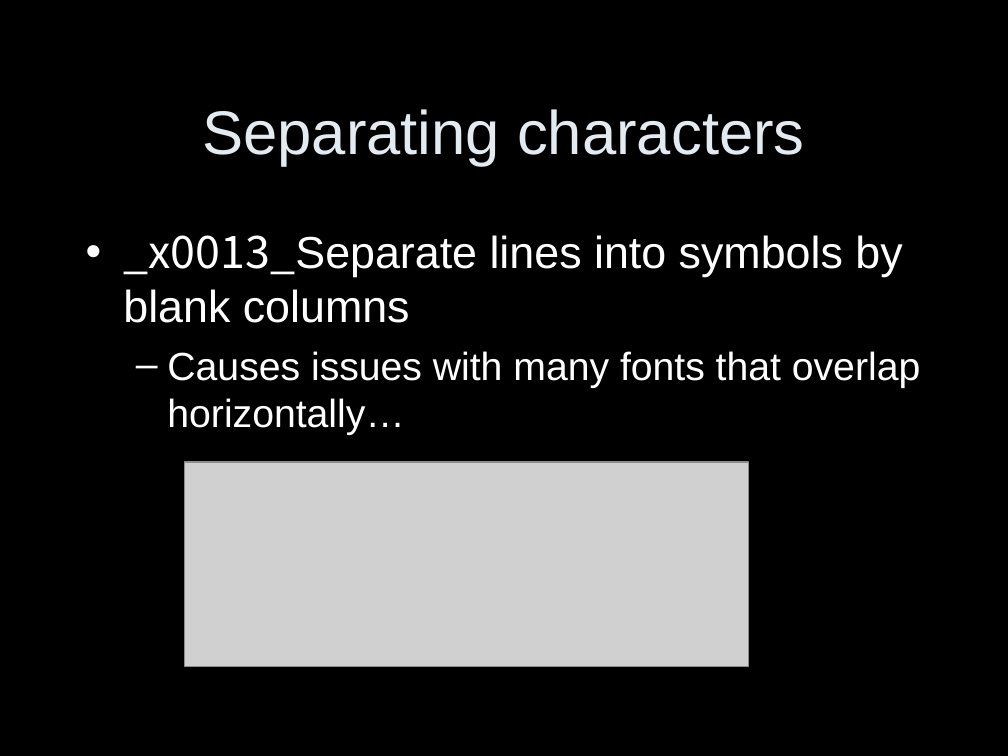
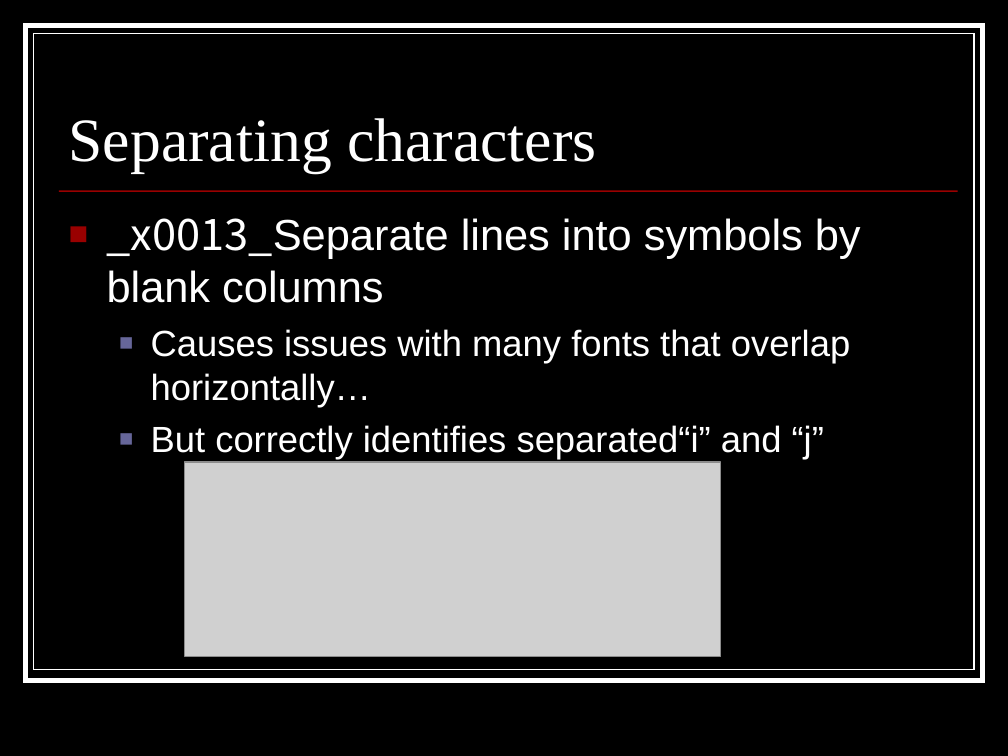
Before and after one commit to coyotebush/OCR, a slide deck: slide 4 of presentation/OCR.ppt. Drawn at 1008x756 pixels with LibreOffice and Linux fonts; fonts in the diff are those of the drawing; grey boxes stand for pictures. Boxes give left, top, right and bottom in pixels: in the first picture for what was removed or moved away, otherwise in the second. Text is boxed around its words. In the diff, an @@ line names an element or a change of style, - is before the commit and + after.

```diff
--- a/presentation/OCR.ppt
+++ b/presentation/OCR.ppt
@@ rectangle added at [25,25,983,680], fill #000000, outline #FFFFFF 3.49 pt @@
@@ rectangle added at [34,34,975,670], fill #000000, outline #FFFFFF 0.74 pt @@
@@ title "Separating characters": place and size @@
-title "Separating characters" at [202,109,804,166]
+title "Separating characters" at [69,118,596,172]
@@ title "Separating characters" at [69,118,596,172]: font Arial to Times New Roman, text colour #E3EBF1 to #FFFFFF; alignment centre to left; line spacing 1 to 0.8; vertical alignment middle to bottom @@
@@ text "_x0013_Separate lines into symbols by ...": place and size @@
-text "_x0013_Separate lines into symbols by ..." at [123,235,920,435]
+text "_x0013_Separate lines into symbols by ..." at [107,218,861,460]
@@ line added from (58, 192) to (958, 192), #990000 0.99 pt @@
@@ text at [107,218,861,407]: size 32 to 31 pt in "_x0013_Separate lines into symbols by blank columns"; size 28 to 26 pt in "Causes issues with many fonts that overlap ..."; bullet • to ■; bullet colour #FFFFFF to #990000; bullet – to ■; bullet colour #FFFFFF to #666699 @@
@@ text at [151,425,824,460]: paragraph added @@
+  ■ But correctly identifies separated“i” and “j”
@@ picture: place and size @@
-picture at [184,462,749,666]
+picture at [184,462,721,656]
```
Also in this commit, not shown: 6 other slides changed, 1 slide added, 1 slide removed.
